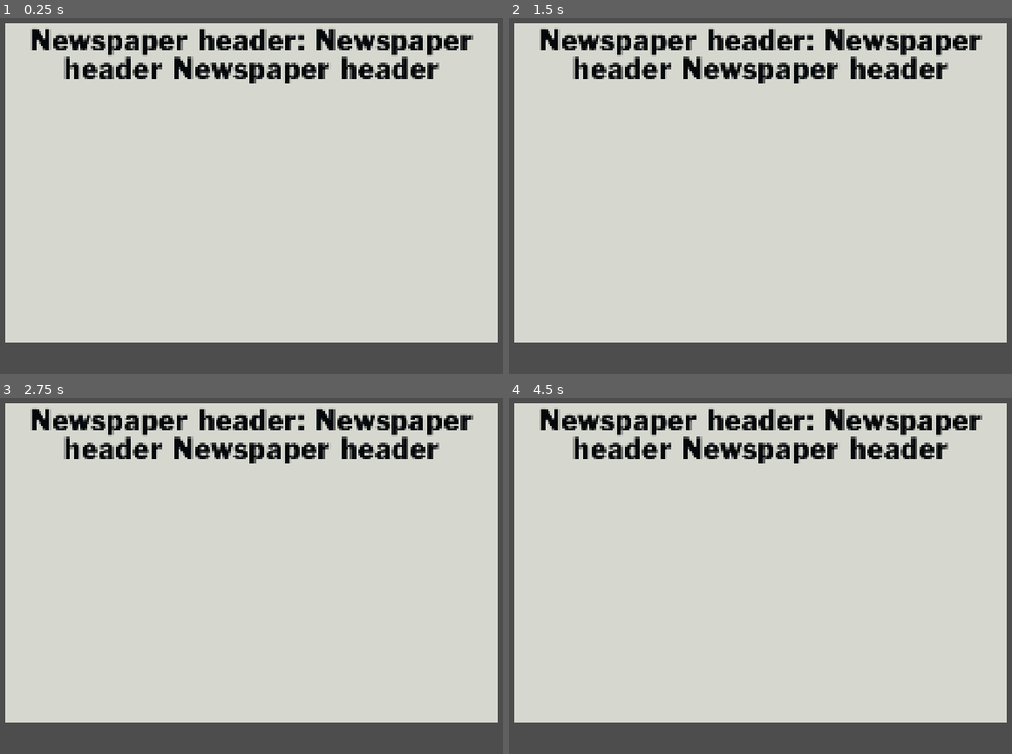
Above: before the commit, frames 1-4 (two rows, left to right).
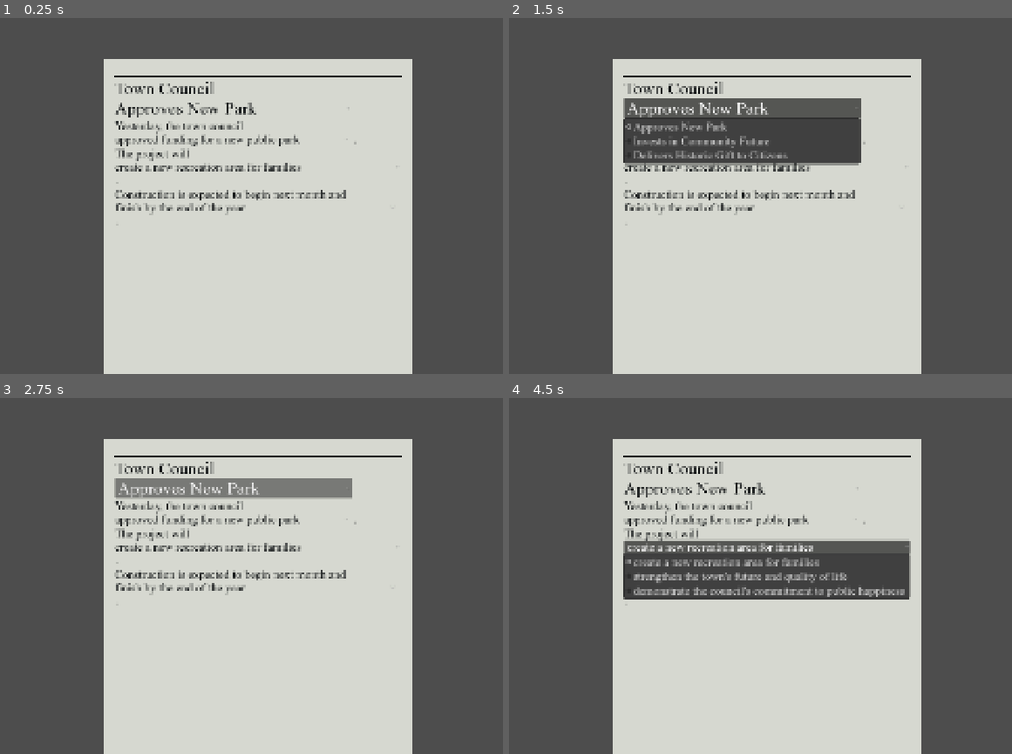
Above: after the commit, the same moments.

Repository: jackachulian/SpinToWin
Game: Godot game, scene res://scenes/main_game.tscn
Same seed, same stepped clock (60 frames per second), same inputs: the game is played once before the commit and once after it. Before the commit the project has no main scene; this scene is started directly in both runs.
Inputs (mouse positions are in pixels of both pictures, inside the frame that each line leads up to):
- Up to frame 1 (0.25 s): no input
- Up to frame 2 (1.5 s): click (765, 206) at 0.5 s, where only the run after the commit has a clickable "finish by the end of the year"; click (740, 107) at 1.25 s, where only the run after the commit has a clickable "Approves New Park"
- Up to frame 3 (2.75 s): click (231, 487) at 2 s, where only the run after the commit has a clickable "Approves New Park"
- Up to frame 4 (4.5 s): click (740, 519) at 2.75 s, where only the run after the commit has a clickable "approved funding for a new pu…"; click (740, 519) at 3.5 s, where only the run after the commit has a clickable "approved funding for a new pu…"; click (765, 547) at 4.25 s, where only the run after the commit has a clickable "create a new recreation area …"

The runs differ from the first frame. In frame 1, 49% of the frame differs, in the area x 1-99%, y 1-100%; in frame 2, 56%; in frame 3, 51%; in frame 4, 57%.

Commit message:
Article parsing and UI basics

Diff:
--- /dev/null
+++ b/assets/theme/body_label_settings.tres
@@ -0,0 +1,8 @@
+[gd_resource type="LabelSettings" format=3 uid="uid://dfrdvbeonecu5"]
+
+[ext_resource type="FontFile" uid="uid://bimel7r5f3p31" path="res://assets/fonts/times.ttf" id="1_qr5c7"]
+
+[resource]
+font = ExtResource("1_qr5c7")
+font_size = 32
+font_color = Color(0.019607844, 0.03137255, 0.039215688, 1)
--- /dev/null
+++ b/assets/theme/header_label_settings.tres
@@ -0,0 +1,5 @@
+[gd_resource type="LabelSettings" format=3 uid="uid://bnpx7fcypiu1i"]
+
+[resource]
+font_size = 48
+font_color = Color(0.020970948, 0.031228596, 0.040849626, 1)
--- /dev/null
+++ b/assets/theme/newspaper.tres
@@ -0,0 +1,17 @@
+[gd_resource type="Theme" format=3 uid="uid://4ttvne76rnip"]
+
+[ext_resource type="FontFile" uid="uid://bimel7r5f3p31" path="res://assets/fonts/times.ttf" id="1_tpni6"]
+
+[sub_resource type="StyleBoxLine" id="StyleBoxLine_5jiwi"]
+color = Color(0.019607844, 0.03137255, 0.039215688, 1)
+thickness = 3
+
+[sub_resource type="StyleBoxEmpty" id="StyleBoxEmpty_sh5y5"]
+
+[resource]
+default_font = ExtResource("1_tpni6")
+default_font_size = 32
+HSeparator/styles/separator = SubResource("StyleBoxLine_5jiwi")
+Label/colors/font_color = Color(0.019607844, 0.03137255, 0.039215688, 1)
+OptionButton/colors/font_color = Color(0.019607844, 0.03137255, 0.039215688, 1)
+OptionButton/styles/normal = SubResource("StyleBoxEmpty_sh5y5")
--- a/project.godot
+++ b/project.godot
@@ -11,6 +11,7 @@
 [application]
 
 config/name="SpinToWin"
+run/main_scene="uid://ctfnjguaapiug"
 config/features=PackedStringArray("4.7", "GL Compatibility")
 config/icon="res://icon.svg"
 
--- /dev/null
+++ b/scenes/article_choice_ui.tscn
@@ -0,0 +1,18 @@
+[gd_scene format=3 uid="uid://kxixxy40y5b0"]
+
+[ext_resource type="Script" uid="uid://c3dldhvki5jnh" path="res://scripts/article_system/ui/article_choice_ui.gd" id="1_pvp3q"]
+
+[node name="ArticleChoiceUI" type="MarginContainer" unique_id=1740173751 node_paths=PackedStringArray("option_button")]
+script = ExtResource("1_pvp3q")
+option_button = NodePath("OptionButton")
+
+[node name="OptionButton" type="OptionButton" parent="." unique_id=185709114]
+layout_mode = 2
+selected = 0
+item_count = 3
+popup/item_0/text = "choice 1"
+popup/item_0/id = 0
+popup/item_1/text = "choice 2"
+popup/item_1/id = 1
+popup/item_2/text = "longer choice 3"
+popup/item_2/id = 2
--- /dev/null
+++ b/scenes/article_line_ui.tscn
@@ -0,0 +1,23 @@
+[gd_scene format=3 uid="uid://dc7mp8q77224q"]
+
+[ext_resource type="Script" uid="uid://diggyshniksh7" path="res://scripts/article_system/ui/article_line_ui.gd" id="1_7ddij"]
+[ext_resource type="Theme" uid="uid://4ttvne76rnip" path="res://assets/theme/newspaper.tres" id="1_hposf"]
+[ext_resource type="PackedScene" uid="uid://kxixxy40y5b0" path="res://scenes/article_choice_ui.tscn" id="3_hposf"]
+
+[node name="ArticleLineUI" type="FlowContainer" unique_id=1553382902]
+theme = ExtResource("1_hposf")
+theme_override_constants/h_separation = 8
+theme_override_constants/v_separation = 0
+script = ExtResource("1_7ddij")
+article_choice_ui_scene = ExtResource("3_hposf")
+
+[node name="TextLabel" type="Label" parent="." unique_id=1959330996]
+layout_mode = 2
+text = "sdsds"
+
+[node name="ArticleChoiceUI" parent="." unique_id=1740173751 instance=ExtResource("3_hposf")]
+layout_mode = 2
+
+[node name="TextLabel2" type="Label" parent="." unique_id=1233363702]
+layout_mode = 2
+text = "long line of text long line of text long line of text "
--- a/scenes/main_game.tscn
+++ b/scenes/main_game.tscn
@@ -1,12 +1,11 @@
 [gd_scene format=3 uid="uid://ctfnjguaapiug"]
 
 [ext_resource type="Script" uid="uid://c5l013w08nt72" path="res://scripts/core/main_game.gd" id="1_s3esy"]
-[ext_resource type="FontFile" uid="uid://c4cf72ke3bjil" path="res://assets/fonts/FranklinGothic.ttf" id="2_72e8q"]
-
-[sub_resource type="LabelSettings" id="LabelSettings_4ieh6"]
-font = ExtResource("2_72e8q")
-font_size = 90
-font_color = Color(0.020970948, 0.031228596, 0.040849626, 1)
+[ext_resource type="Theme" uid="uid://4ttvne76rnip" path="res://assets/theme/newspaper.tres" id="2_0rdsr"]
+[ext_resource type="Script" uid="uid://dh832ue8yul2n" path="res://scripts/article_system/article_test_loader.gd" id="2_ipu61"]
+[ext_resource type="LabelSettings" uid="uid://bnpx7fcypiu1i" path="res://assets/theme/header_label_settings.tres" id="3_ipu61"]
+[ext_resource type="Script" uid="uid://bs2v7cmmlsbqu" path="res://scripts/article_system/ui/article_ui.gd" id="4_ygxny"]
+[ext_resource type="PackedScene" uid="uid://dc7mp8q77224q" path="res://scenes/article_line_ui.tscn" id="5_ygxny"]
 
 [node name="MainGame" type="Node" unique_id=1565906414]
 process_mode = 3
@@ -15,19 +14,9 @@
 [node name="Systems" type="Node" parent="." unique_id=1431060476]
 editor_description = "Defined place for high-level systems"
 
-[node name="World2D" type="Node2D" parent="." unique_id=1035024894]
-process_mode = 1
-editor_description = "The actual in-game world, using real coordinates"
-visible = false
-
-[node name="LevelRoot" type="Node2D" parent="World2D" unique_id=1791167449]
-editor_description = " The currently loaded level"
-
-[node name="EntityRoot" type="Node2D" parent="World2D" unique_id=1104665243]
-editor_description = "Containes the player, enemies, pickups, and other active objects"
-
-[node name="EffectRoot" type="Node2D" parent="World2D" unique_id=111975697]
-editor_description = "For temporary visual effects"
+[node name="ArticleLoader" type="Node" parent="Systems" unique_id=737525035 node_paths=PackedStringArray("article_ui")]
+script = ExtResource("2_ipu61")
+article_ui = NodePath("../../HudLayer/HudRoot/Newspaper/MarginContainer/VBoxContainer/ArticleUI")
 
 [node name="HudLayer" type="CanvasLayer" parent="." unique_id=820261078]
 process_mode = 1
@@ -40,26 +29,33 @@
 anchor_bottom = 1.0
 grow_horizontal = 2
 grow_vertical = 2
+mouse_filter = 1
 
 [node name="Newspaper" type="Control" parent="HudLayer/HudRoot" unique_id=337837697]
+custom_minimum_size = Vector2(850, 660)
 layout_mode = 1
-anchors_preset = 15
-anchor_right = 1.0
-anchor_bottom = 1.0
-offset_left = 262.0
-offset_top = 113.0
-offset_right = -298.0
-offset_bottom = -87.0
+anchors_preset = 8
+anchor_left = 0.5
+anchor_top = 0.5
+anchor_right = 0.5
+anchor_bottom = 0.5
+offset_left = -425.0
+offset_top = -330.0
+offset_right = 425.0
+offset_bottom = 330.0
 grow_horizontal = 2
 grow_vertical = 2
+mouse_filter = 1
+theme = ExtResource("2_0rdsr")
 
-[node name="ReplaceWithNewspaperImage" type="ColorRect" parent="HudLayer/HudRoot/Newspaper" unique_id=1458793612]
+[node name="TopPageBG" type="ColorRect" parent="HudLayer/HudRoot/Newspaper" unique_id=1458793612]
 layout_mode = 1
 anchors_preset = 15
 anchor_right = 1.0
 anchor_bottom = 1.0
 grow_horizontal = 2
 grow_vertical = 2
+mouse_filter = 2
 color = Color(0.8393425, 0.8485147, 0.81568843, 1)
 
 [node name="MarginContainer" type="MarginContainer" parent="HudLayer/HudRoot/Newspaper" unique_id=1812938277]
@@ -69,30 +65,71 @@
 anchor_bottom = 1.0
 grow_horizontal = 2
 grow_vertical = 2
-theme_override_constants/margin_left = 16
-theme_override_constants/margin_top = 16
-theme_override_constants/margin_right = 16
-theme_override_constants/margin_bottom = 16
+theme_override_constants/margin_left = 50
+theme_override_constants/margin_top = 50
+theme_override_constants/margin_right = 50
+theme_override_constants/margin_bottom = 50
 
-[node name="HeaderLabel" type="Label" parent="HudLayer/HudRoot/Newspaper/MarginContainer" unique_id=1920170570]
+[node name="VBoxContainer" type="VBoxContainer" parent="HudLayer/HudRoot/Newspaper/MarginContainer" unique_id=1366605455]
 layout_mode = 2
-size_flags_vertical = 0
-text = "Newspaper header: Newspaper header Newspaper header"
-label_settings = SubResource("LabelSettings_4ieh6")
-horizontal_alignment = 1
-autowrap_mode = 2
+
+[node name="HSeparator" type="HSeparator" parent="HudLayer/HudRoot/Newspaper/MarginContainer/VBoxContainer" unique_id=726516428]
+layout_mode = 2
+
+[node name="ArticleUI" type="VBoxContainer" parent="HudLayer/HudRoot/Newspaper/MarginContainer/VBoxContainer" unique_id=1170931826 node_paths=PackedStringArray("header_line_ui", "body_vbox")]
+layout_mode = 2
+script = ExtResource("4_ygxny")
+header_line_ui = NodePath("HeaderLine")
+body_vbox = NodePath("Body")
+article_line_ui_scene = ExtResource("5_ygxny")
+
+[node name="HeaderLine" parent="HudLayer/HudRoot/Newspaper/MarginContainer/VBoxContainer/ArticleUI" unique_id=1553382902 instance=ExtResource("5_ygxny")]
+layout_mode = 2
+theme_override_constants/h_separation = 12
+label_settings = ExtResource("3_ipu61")
+font_size = 48
+
+[node name="TextLabel" parent="HudLayer/HudRoot/Newspaper/MarginContainer/VBoxContainer/ArticleUI/HeaderLine" index="0" unique_id=1959330996]
+label_settings = ExtResource("3_ipu61")
+
+[node name="OptionButton" parent="HudLayer/HudRoot/Newspaper/MarginContainer/VBoxContainer/ArticleUI/HeaderLine/ArticleChoiceUI" parent_id_path=PackedInt32Array(1553382902, 1740173751) index="0" unique_id=185709114]
+theme_override_font_sizes/font_size = 48
+
+[node name="TextLabel2" parent="HudLayer/HudRoot/Newspaper/MarginContainer/VBoxContainer/ArticleUI/HeaderLine" index="2" unique_id=1233363702]
+text = "header text"
+label_settings = ExtResource("3_ipu61")
+
+[node name="Body" type="VBoxContainer" parent="HudLayer/HudRoot/Newspaper/MarginContainer/VBoxContainer/ArticleUI" unique_id=1516336646]
+layout_mode = 2
+
+[node name="ArticleLineUI" parent="HudLayer/HudRoot/Newspaper/MarginContainer/VBoxContainer/ArticleUI/Body" unique_id=1511706196 instance=ExtResource("5_ygxny")]
+layout_mode = 2
+
+[node name="BottomPageBG" type="ColorRect" parent="HudLayer/HudRoot/Newspaper" unique_id=1882309415]
+layout_mode = 1
+anchors_preset = 15
+anchor_right = 1.0
+anchor_bottom = 1.0
+offset_top = 660.0
+offset_bottom = 660.0
+grow_horizontal = 2
+grow_vertical = 2
+color = Color(0.8393425, 0.8485147, 0.81568843, 1)
 
 [node name="PauseLayer" type="CanvasLayer" parent="." unique_id=384917795]
 process_mode = 2
 layer = 200
+visible = false
 
 [node name="PauseRoot" type="Control" parent="PauseLayer" unique_id=817903267]
+visible = false
 layout_mode = 3
 anchors_preset = 15
 anchor_right = 1.0
 anchor_bottom = 1.0
 grow_horizontal = 2
 grow_vertical = 2
+mouse_filter = 1
 
 [node name="TransitionLayer" type="CanvasLayer" parent="." unique_id=191080837]
 process_mode = 3
@@ -105,6 +142,7 @@
 anchor_bottom = 1.0
 grow_horizontal = 2
 grow_vertical = 2
+mouse_filter = 2
 
 [node name="DebugLayer" type="CanvasLayer" parent="." unique_id=1393785114]
 process_mode = 3
@@ -117,3 +155,7 @@
 anchor_bottom = 1.0
 grow_horizontal = 2
 grow_vertical = 2
+mouse_filter = 2
+
+[editable path="HudLayer/HudRoot/Newspaper/MarginContainer/VBoxContainer/ArticleUI/HeaderLine"]
+[editable path="HudLayer/HudRoot/Newspaper/MarginContainer/VBoxContainer/ArticleUI/HeaderLine/ArticleChoiceUI"]
--- /dev/null
+++ b/scripts/article_system/article_choice.gd
@@ -0,0 +1,5 @@
+# article_choice.gd
+class_name ArticleChoice
+extends RefCounted
+
+var options: Array[ArticleChoiceOption] = []
--- /dev/null
+++ b/scripts/article_system/article_choice_option.gd
@@ -0,0 +1,9 @@
+# choice_option.gd
+class_name ArticleChoiceOption
+extends RefCounted
+
+var text: String
+
+var government: int
+var public_approval: int
+var public_trust: int
--- /dev/null
+++ b/scripts/article_system/article_level.gd
@@ -0,0 +1,8 @@
+# article_level.gd
+class_name ArticleLevel
+extends RefCounted
+
+var real_event: String
+var desired_perception: String
+var header: ArticleLine
+var body: Array[ArticleLine] = []
--- /dev/null
+++ b/scripts/article_system/article_line.gd
@@ -0,0 +1,6 @@
+# article_line.gd
+class_name ArticleLine
+extends RefCounted
+
+## Array of String or ArticleChoice
+var parts: Array = []
--- /dev/null
+++ b/scripts/article_system/article_parser.gd
@@ -0,0 +1,97 @@
+# article_parser.gd
+class_name ArticleParser
+
+static func load_file(path: String) -> ArticleLevel:
+	var text := FileAccess.get_file_as_string(path)
+	return parse(text)
+
+static func parse(text: String) -> ArticleLevel:
+	var article := ArticleLevel.new()
+
+	var current_section := ""
+
+	for raw_line in text.split("\n"):
+		var line := raw_line.strip_edges()
+
+		if line.is_empty():
+			continue
+
+		if line.begins_with("#"):
+			current_section = line
+			continue
+
+		match current_section:
+			"#real-event":
+				article.real_event += line + "\n"
+
+			"#desired-perception":
+				article.desired_perception += line + "\n"
+
+			"#header":
+				article.header = _parse_article_line(line)
+
+			"#body":
+				article.body.append(_parse_article_line(line))
+
+	article.real_event = article.real_event.strip_edges()
+	article.desired_perception = article.desired_perception.strip_edges()
+
+	return article
+
+static func _parse_article_line(text: String) -> ArticleLine:
+	var result := ArticleLine.new()
+
+	var regex := RegEx.new()
+	regex.compile(r"\[(.*?)\]")
+
+	var last_end := 0
+
+	for match in regex.search_all(text):
+		var start := match.get_start()
+		var end := match.get_end()
+
+		if start > last_end:
+			result.parts.append(
+				text.substr(last_end, start - last_end)
+			)
+
+		var choice_text := match.get_string(1)
+		result.parts.append(
+			_parse_choice(choice_text)
+		)
+		last_end = end
+
+	if last_end < text.length():
+		result.parts.append(
+			text.substr(last_end)
+		)
+
+	return result
+
+
+static func _parse_choice(text: String) -> ArticleChoice:
+	var choice := ArticleChoice.new()
+
+	var regex := RegEx.new()
+	regex.compile(r"(.+?)\s*\((-?\d+),(-?\d+),(-?\d+)\)")
+
+	for option_text in text.split("/"):
+		option_text = option_text.strip_edges()
+
+		var regex_match := regex.search(option_text)
+
+		if regex_match == null:
+			push_error("Invalid choice option: " + option_text)
+			continue
+
+		var option := ArticleChoiceOption.new()
+
+		option.text = regex_match.get_string(1).strip_edges()
+
+		option.government = regex_match.get_string(2).to_int()
+		option.public_approval = regex_match.get_string(3).to_int()
+		option.public_trust = regex_match.get_string(4).to_int()
+
+		choice.options.append(option)
+
+	return choice
--- /dev/null
+++ b/scripts/article_system/article_test_loader.gd
@@ -0,0 +1,41 @@
+class_name ArticleLoader
+extends Node
+
+@export var article_ui: ArticleUI
+
+func _ready() -> void:
+	var article := ArticleParser.load_file(
+	    "res://assets/articles/tutorial_01.txt"
+	)
+	_print_article(article)
+
+	article_ui.setup(article)
+
+
+func _print_article(article: ArticleLevel):
+	print(article.real_event)
+	print(article.desired_perception)
+
+	print("-------- #header --------")
+	_print_article_line(article.header)
+	print("")
+
+	print("-------- #body --------")
+	for line in article.body:
+		_print_article_line(line)
+		print("")
+
+func _print_article_line(line: ArticleLine):
+	for part in line.parts:
+		if part is String:
+			print("TEXT: ", part)
+
+		elif part is ArticleChoice:
+			print("CHOICE:")
+			for option in part.options:
+				print("\t%s (%d, %d, %d)" % [
+					option.text,
+					option.government,
+					option.public_approval,
+					option.public_trust
+				])
--- /dev/null
+++ b/scripts/article_system/ui/article_choice_ui.gd
@@ -0,0 +1,14 @@
+class_name ArticleChoiceUI
+extends Control
+
+@export var option_button: OptionButton
+
+func setup(choice: ArticleChoice, font_size: int = 0) -> void:
+	option_button.clear()
+
+	if font_size > 0:
+		option_button.add_theme_font_size_override("font_size", font_size)
+
+	for choice_option_index: int in choice.options.size():
+		var choice_option: ArticleChoiceOption = choice.options[choice_option_index]
+		option_button.add_item(choice_option.text)
--- /dev/null
+++ b/scripts/article_system/ui/article_line_ui.gd
@@ -0,0 +1,29 @@
+class_name ArticleLineUI
+extends FlowContainer
+
+@export var article_choice_ui_scene: PackedScene
+@export var label_settings: LabelSettings
+@export var font_size: int
+
+func setup(line: ArticleLine):
+	for child in get_children():
+		child.queue_free()
+
+	for part in line.parts:
+		if part is String:
+			var words: PackedStringArray = part.split(" ")
+			for word in words:
+				word.strip_edges()
+				if word.is_empty():
+					continue
+
+				var text_label := Label.new()
+				text_label.text = word
+				if label_settings:
+					text_label.label_settings = label_settings
+				add_child(text_label)
+
+		elif part is ArticleChoice:
+			var article_choice_ui := article_choice_ui_scene.instantiate() as ArticleChoiceUI
+			add_child(article_choice_ui)
+			article_choice_ui.setup(part, font_size)
--- /dev/null
+++ b/scripts/article_system/ui/article_ui.gd
@@ -0,0 +1,18 @@
+class_name ArticleUI
+extends Control
+
+@export var header_line_ui: ArticleLineUI
+@export var body_vbox: VBoxContainer
+
+@export var article_line_ui_scene: PackedScene
+
+func setup(article: ArticleLevel) -> void:
+	for child in body_vbox.get_children():
+		child.queue_free()
+
+	header_line_ui.setup(article.header)
+
+	for line in article.body:
+		var article_line_ui := article_line_ui_scene.instantiate() as ArticleLineUI
+		body_vbox.add_child(article_line_ui)
+		article_line_ui.setup(line)
--- a/scripts/core/main_game.gd
+++ b/scripts/core/main_game.gd
@@ -1,10 +1,5 @@
 class_name MainGame
 extends Node
-
-# World roots
-@onready var level_root_2d: Node2D = $World2D/LevelRoot
-@onready var entity_root_2d: Node2D = $World2D/EntityRoot
-@onready var effect_root_2d: Node2D = $World2D/EffectRoot
 
 # UI roots
 @onready var hud_root: Control = $HudLayer/HudRoot
Not shown, added: assets/articles/tutorial_01.txt
Not shown, added: scripts/article_system/article_choice.gd.uid
Not shown, added: scripts/article_system/article_choice_option.gd.uid
Not shown, added: scripts/article_system/article_level.gd.uid
Not shown, added: scripts/article_system/article_line.gd.uid
Not shown, added: scripts/article_system/article_parser.gd.uid
Not shown, added: scripts/article_system/article_test_loader.gd.uid
Not shown, added: scripts/article_system/ui/article_choice_ui.gd.uid
Not shown, added: scripts/article_system/ui/article_line_ui.gd.uid
Not shown, added: scripts/article_system/ui/article_ui.gd.uid
